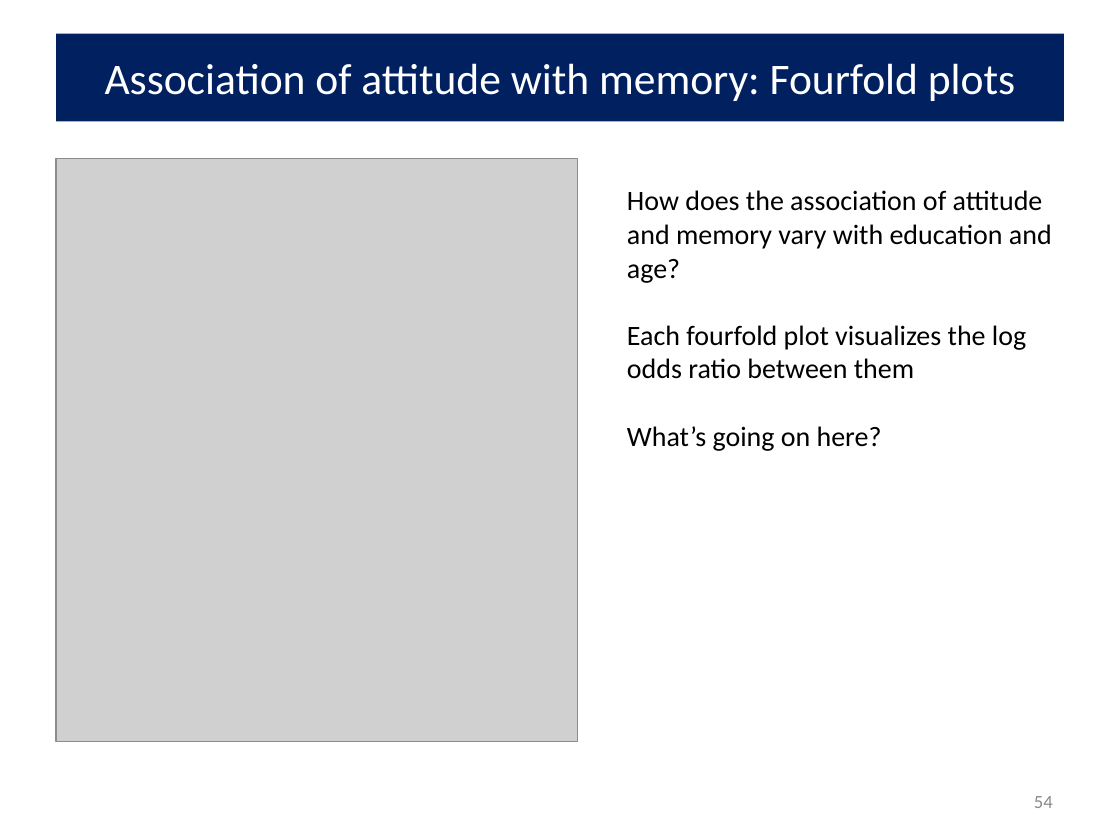
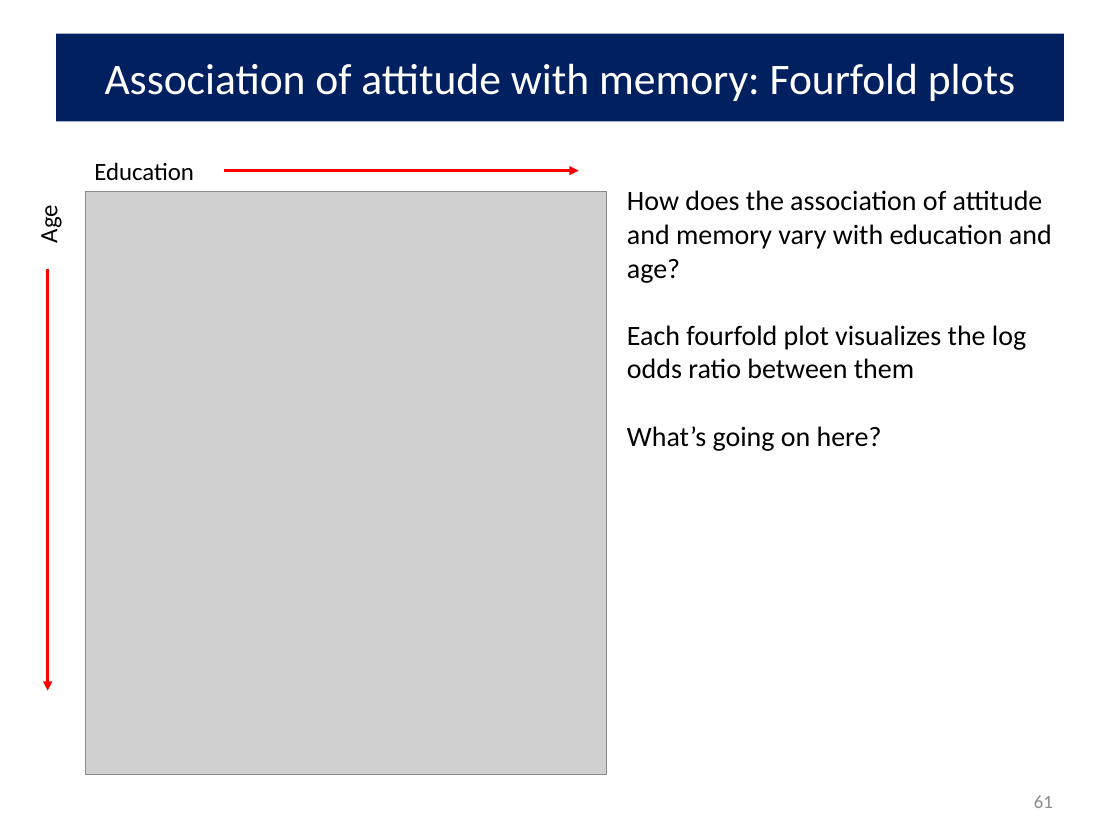
Before and after one commit to friendly/psy6136, a slide deck: slide 61 of lectures/10-Log-Odds.pptx (slide 54 before the commit). Drawn at 1120x840 pixels with LibreOffice and Linux fonts; fonts in the diff are those of the drawing; grey boxes stand for pictures. Boxes give left, top, right and bottom in pixels: in the first picture for what was removed or moved away, otherwise in the second. Text is boxed around its words. In the diff, an @@ line names an element or a change of style, - is before the commit and + after.

```diff
--- a/lectures/10-Log-Odds.pptx
+++ b/lectures/10-Log-Odds.pptx
@@ text added at bbox=[94, 162, 194, 181], 16 pt, text #000000 @@
+Education
@@ arrow added from (224, 170) to (579, 170), #FF0000 2 pt @@
@@ text added at bbox=[34, 208, 64, 242], 16 pt, text #000000 @@
+Age
@@ picture: place and size @@
-picture at bbox=[56, 158, 578, 741]
+picture at bbox=[85, 192, 607, 775]
@@ arrow added from (48, 269) to (48, 691), #FF0000 2 pt @@
@@ page number at bbox=[1034, 795, 1053, 808]: text changed @@
-54
+61
```
Also in this commit, not shown: 17 other slides changed, 7 slides added, 7 other files.
